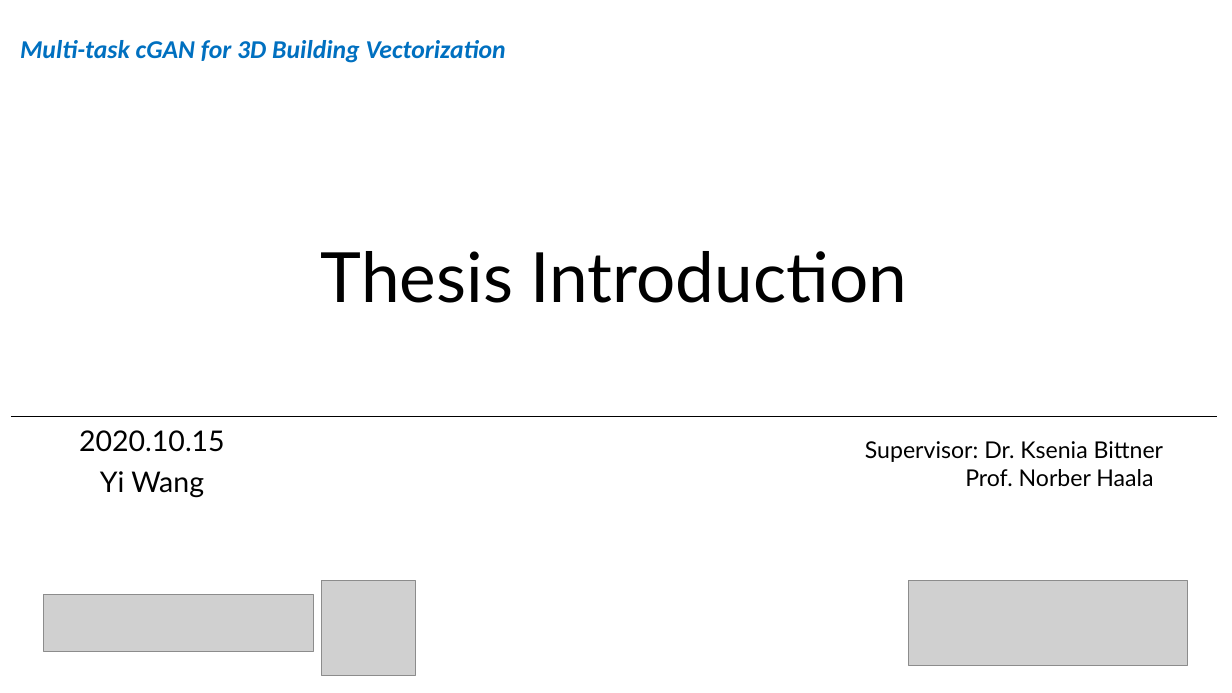
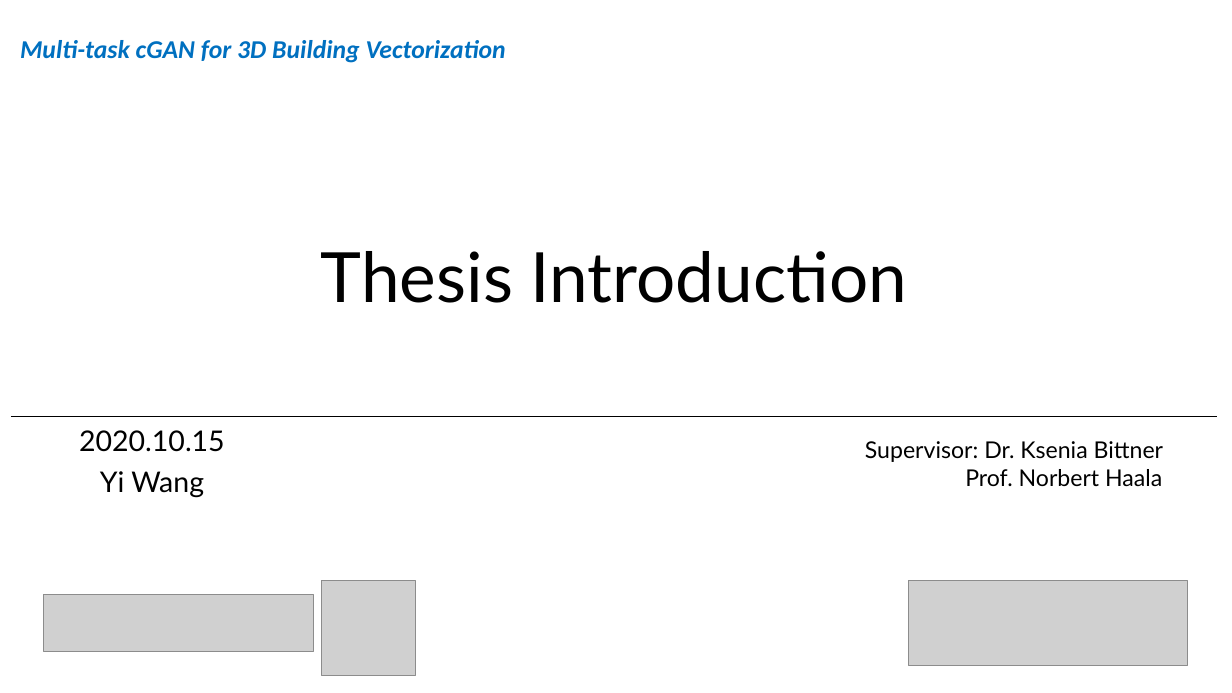
Before and after one commit to wangyi111/Building-Vectorization-3D, a slide deck: slide 1 of assets/reports/20201015_introduction.pptx. Drawn at 1232x693 pixels with LibreOffice and Linux fonts; fonts in the diff are those of the drawing; grey boxes stand for pictures. Boxes give left, top, right and bottom in pixels: in the first picture for what was removed or moved away, otherwise in the second. Text is boxed around its words. In the diff, an @@ line names an element or a change of style, - is before the commit and + after.

```diff
--- a/assets/reports/20201015_introduction.pptx
+++ b/assets/reports/20201015_introduction.pptx
@@ text at [965, 469, 1162, 486]: text changed @@
-Prof. Norber Haala
+Prof. Norbert Haala
```
Also in this commit, not shown: 31 other files.
